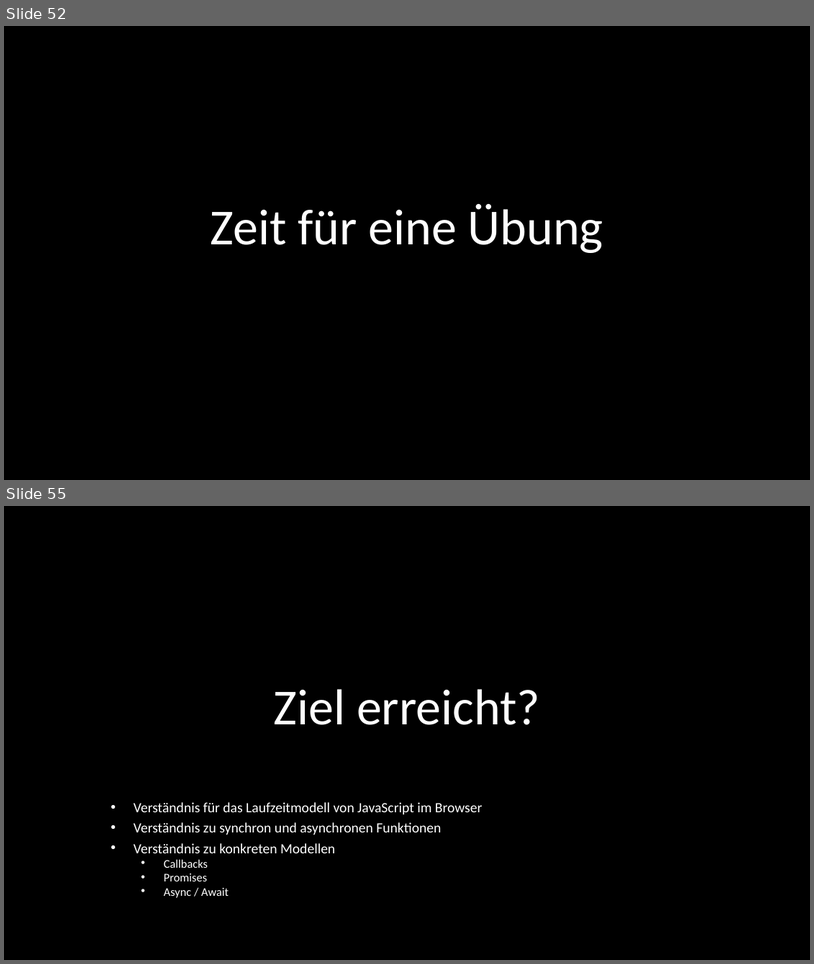
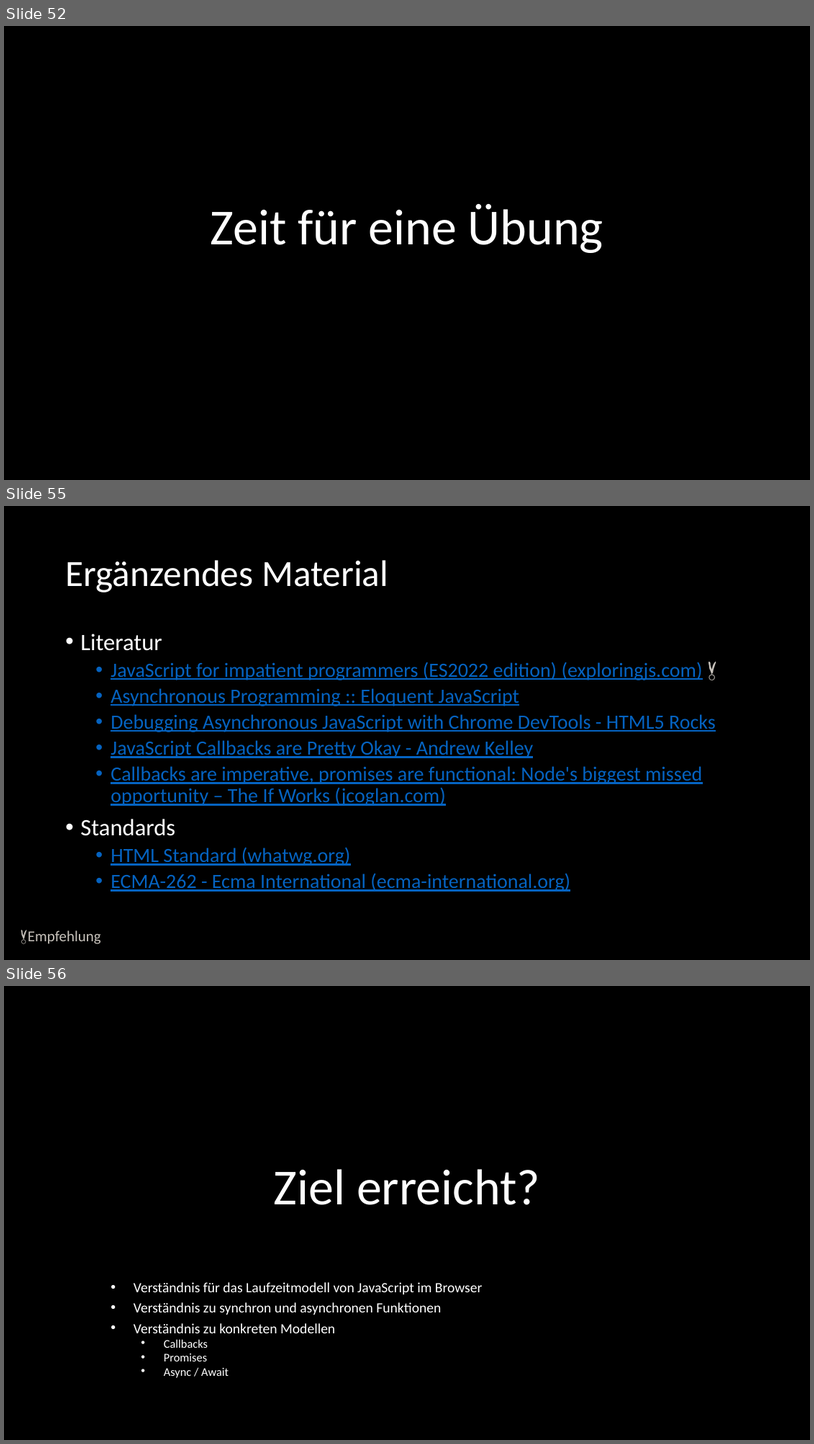
Before and after one commit to twobiers/webtech-workshop-js-async, a slide deck: slides/Presentation.pptx. Shown one above the other, each under a label of ours: slides 52 and 55 before the commit, slides 52, 55 and 56 after it; the slides between them are not shown. The pictures are 814x964 and 814x1444 pixels, drawn with LibreOffice and Linux fonts; fonts in the diff are those of the drawing. Boxes give left, top, right and bottom in pixels: in the first picture for what was removed or moved away, otherwise in the second. Text is boxed around its words. In the diff, an @@ line names an element or a change of style, - is before the commit and + after.

```diff
--- a/slides/Presentation.pptx
+++ b/slides/Presentation.pptx
@@ slide 55 added at (x1=4, y1=506, x2=810, y2=960), background #000000 @@
@@ title added at (x1=65, y1=560, x2=388, y2=592), 44 pt, text #FFFFFF @@
+Ergänzendes Material
@@ text added at (x1=80, y1=633, x2=716, y2=891), 24 pt, text #0563C1, underline @@
+• Literatur
+  • JavaScript for impatient programmers (ES2022 edition) (exploringjs.com) 🏅
+  • Asynchronous Programming :: Eloquent JavaScript
+  • Debugging Asynchronous JavaScript with Chrome DevTools - HTML5 Rocks
+  • JavaScript Callbacks are Pretty Okay - Andrew Kelley
+  • Callbacks are imperative, promises are functional: Node's biggest missed opportunity – The If Works (jcoglan.com)
+• Standards
+  • HTML Standard (whatwg.org)
+  • ECMA-262 - Ecma International (ecma-international.org)
@@ text added at (x1=28, y1=930, x2=101, y2=944), 18 pt, text #C8C3BC @@
+🏅Empfehlung
@@ what was slide 55 is now slide 56 @@
```
Also in this commit, not shown: 2 slides changed.
